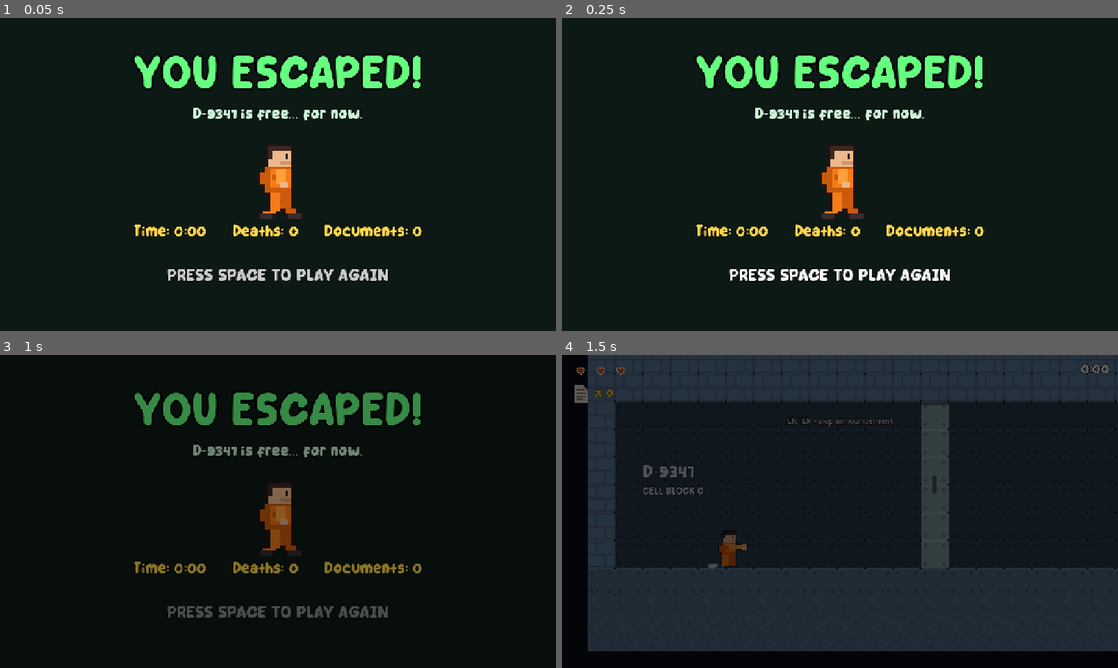
Above: before the commit, frames 1-4 (two rows, left to right).
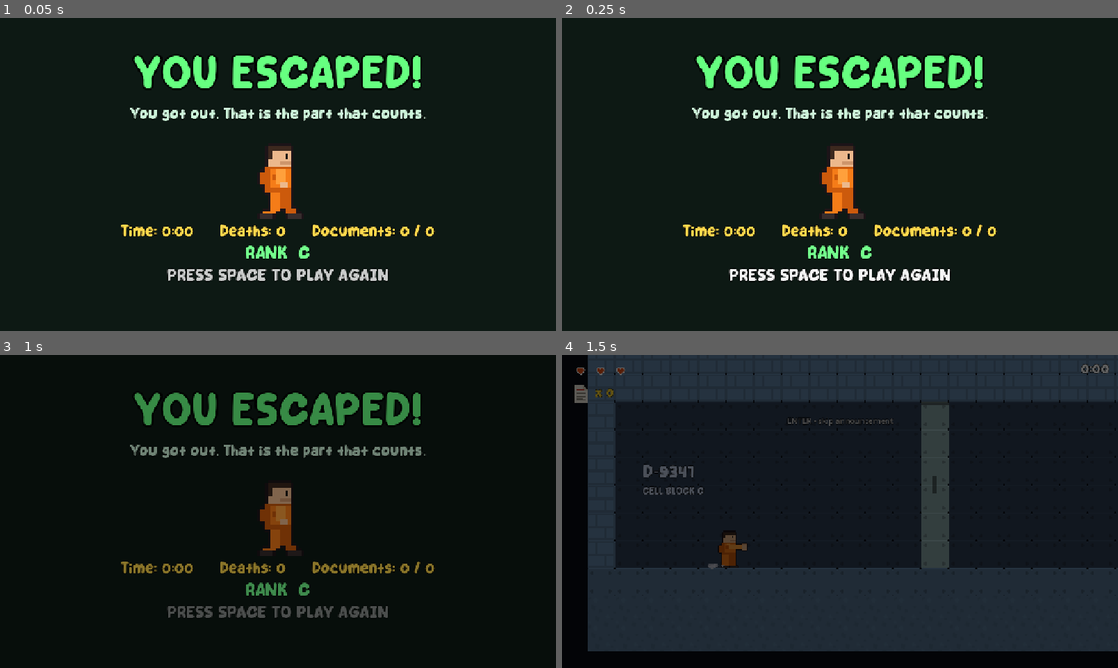
Above: after the commit, the same moments.

Repository: nsergeyan/ScpGame2D
Game: Godot game, scene res://Scenes/UI/EndScreen.tscn
The game is run twice, just before and just after one commit, with the same random seed, the same clock (stepped at 60 frames per second) and the same inputs. This scene is started directly instead of the project's main scene. Sound files missing from this copy of the repository are replaced by a short silence.
Inputs:
- Up to frame 1 (0.05 s): no input
- Up to frame 2 (0.25 s): no input
- Up to frame 3 (1 s): tap Space (Jump) at 0.5, 0.77 s; hold D (Right) from 0.53 s (still down); tap F (Punch) at 0.6 s
- Up to frame 4 (1.5 s): keep holding D (Right); tap Space (Jump) at 1.25 s; tap F (Punch) at 1.35 s

The runs differ from the first frame. In frame 1, 2.3% of the frame differs, in the area x 21-79%, y 28-77%; in frame 2, 2.3%; in frame 3, 2.2%; in frame 4, nothing differs.

Commit message:
Grade the escape with a rank on the end screen
Documents were collected and counted but nothing ever read the score.
They now feed a rank shown when you escape: intel recovered is worth 50
points, surviving 30 (less 5 per death) and speed 20 (full under three
minutes, nothing past eight), mapped to S through D.

Documents join a "documents" group and Level.gd counts them at load, so
the total is never hardcoded. Picking up the first one explains what
they are for, which nothing did before.

Diff:
--- a/Scenes/UI/EndScreen.tscn
+++ b/Scenes/UI/EndScreen.tscn
@@ -65,6 +65,17 @@
 theme_override_constants/outline_size = 5
 horizontal_alignment = 1
 
+[node name="Rank" type="Label" parent="." unique_id=771203451]
+layout_mode = 0
+anchor_right = 1.0
+offset_top = 518.0
+offset_bottom = 566.0
+theme_type_variation = &"Display"
+theme_override_font_sizes/font_size = 40
+theme_override_colors/font_color = Color(0.45, 1, 0.55, 1)
+theme_override_constants/outline_size = 6
+horizontal_alignment = 1
+
 [node name="Prompt" type="Label" parent="." unique_id=404890712]
 layout_mode = 0
 anchor_right = 1.0
--- a/Scripts/Coin.gd
+++ b/Scripts/Coin.gd
@@ -8,6 +8,7 @@
 var initial_position := Vector2.ZERO
 
 func _ready():
+	add_to_group("documents")
 	initial_position = position
 
 func _process(delta):
@@ -23,6 +24,9 @@
 	if body.is_in_group("Player"):
 		AudioManager.play("coin")
 		GameManager.add_score()
+		if GameManager.score == 1:   # teach the mechanic the first time it matters
+			GameManager.show_message(
+				"Classified document recovered. The more you carry out, the higher your clearance rating.", 4.5)
 		var tween = create_tween()
 		tween.tween_property(self, "scale", Vector2.ZERO, 0.1)
 		await tween.finished
--- a/Scripts/EndScreen.gd
+++ b/Scripts/EndScreen.gd
@@ -2,16 +2,43 @@
 # Shown after the player escapes.
 
 const TITLE := "res://Scenes/UI/Title.tscn"
+
+# points -> letter, and the line shown under the title
+const RANKS := [
+	[90.0, "S", "Full recovery of site intel. The Foundation is asking questions."],
+	[75.0, "A", "Clean exit. Barely a trace left behind."],
+	[60.0, "B", "Effective, if messy."],
+	[40.0, "C", "You got out. That is the part that counts."],
+	[0.0,  "D", "Fitting, for a Class-D."],
+]
 var started: bool = false
 var t: float = 0.0
 @onready var stats: Label = $Stats
+@onready var rank_label: Label = $Rank
+@onready var subtitle: Label = $Subtitle
 @onready var prompt: Label = $Prompt
 
 func _ready() -> void:
 	AudioManager.stop_alarm()
 	AudioManager.play_music("outro", -10.0, false)
 	GameManager.alarm_on = false
-	stats.text = "Time: %s      Deaths: %d      Documents: %d" % [GameManager.format_time(), GameManager.deaths, GameManager.score]
+	stats.text = "Time: %s      Deaths: %d      Documents: %d / %d" % [
+		GameManager.format_time(), GameManager.deaths, GameManager.score, GameManager.total_documents]
+	var r := _grade()
+	rank_label.text = "RANK  %s" % r[0]
+	subtitle.text = r[1]
+
+# Graded on intel recovered (50), surviving (30) and speed (20).
+func _grade() -> Array:
+	var points := 0.0
+	if GameManager.total_documents > 0:
+		points += 50.0 * float(GameManager.score) / float(GameManager.total_documents)
+	points += maxf(30.0 - GameManager.deaths * 5.0, 0.0)
+	points += clampf(remap(GameManager.run_time, 180.0, 480.0, 20.0, 0.0), 0.0, 20.0)
+	for r in RANKS:
+		if points >= r[0]:
+			return [r[1], r[2]]
+	return ["D", ""]
 
 func _process(delta: float) -> void:
 	t += delta
--- a/Scripts/GameManager.gd
+++ b/Scripts/GameManager.gd
@@ -8,6 +8,7 @@
 
 var player = null            # set by the player in _ready()
 var score: int = 0
+var total_documents: int = 0 # how many exist in the level, counted at load
 var deaths: int = 0
 var run_time: float = 0.0
 var timer_running: bool = false
--- a/Scripts/Level.gd
+++ b/Scripts/Level.gd
@@ -38,6 +38,7 @@
 	cam.limit_bottom = level_height
 	voice = AudioStreamPlayer.new()
 	add_child(voice)
+	GameManager.total_documents = get_tree().get_nodes_in_group("documents").size()
 	GameManager.timer_running = true
 	AudioManager.play_music("ambient", -9.0)
 	if play_announcement:
